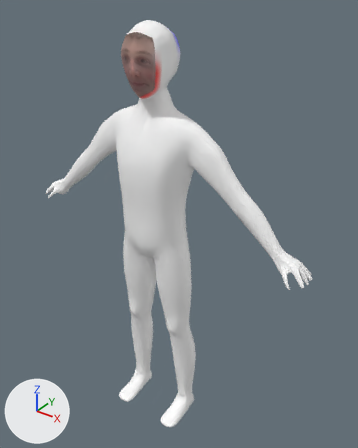
The Blender file animation (Head_only).blend: old version first, new version second.
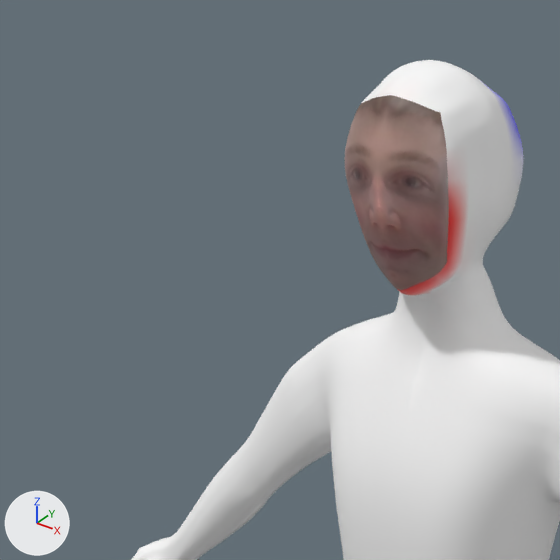
Old and new are each drawn whole from a 50 mm camera at (1.154, -1.465, 0.527) aimed at (0.058, 0.052, -0.496) and again close up on the part from 2% to 54% of the width and 0% to 42% of the height. Arrows for +X, +Y and +Z are at lower left; the lights stay in place.
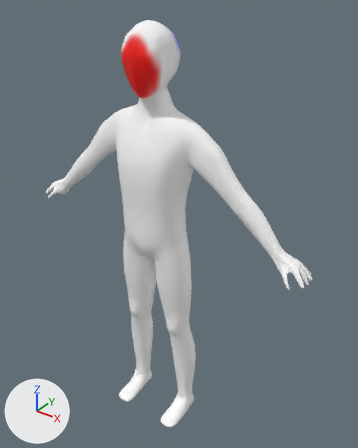
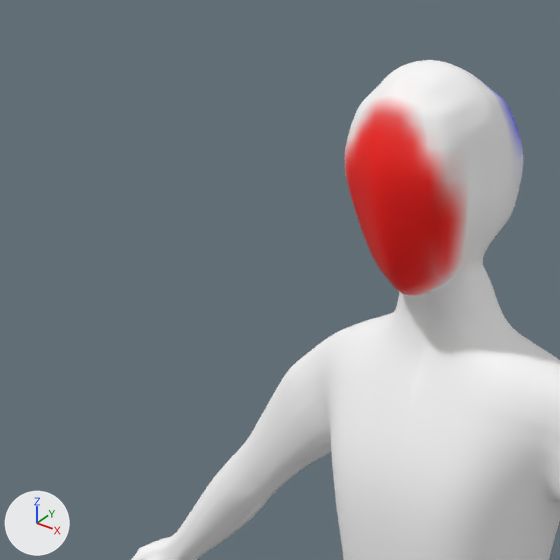
Where the change shows, as pixel boxes [x1, y1, x2, y2] in the close-ups (560 x 560 px):
part 1 of me_cube_002, recoloured (brown to red)
    both: [345, 95, 449, 290]

The edits, one by one:
me_cube_002 has 1198 vertices, 1239 faces, 6 loose edges and spans x 0.0..1.81, y -0.37..0.33, z 0.12..4.95.
me_cube_002 is used by ob_cube; location (0.002, -0.04, -1.536); scale (0.376, 0.376, 0.376).
me_cube_002 part 1: all 20 faces that had it switch from mat_face to mat_material_001.
